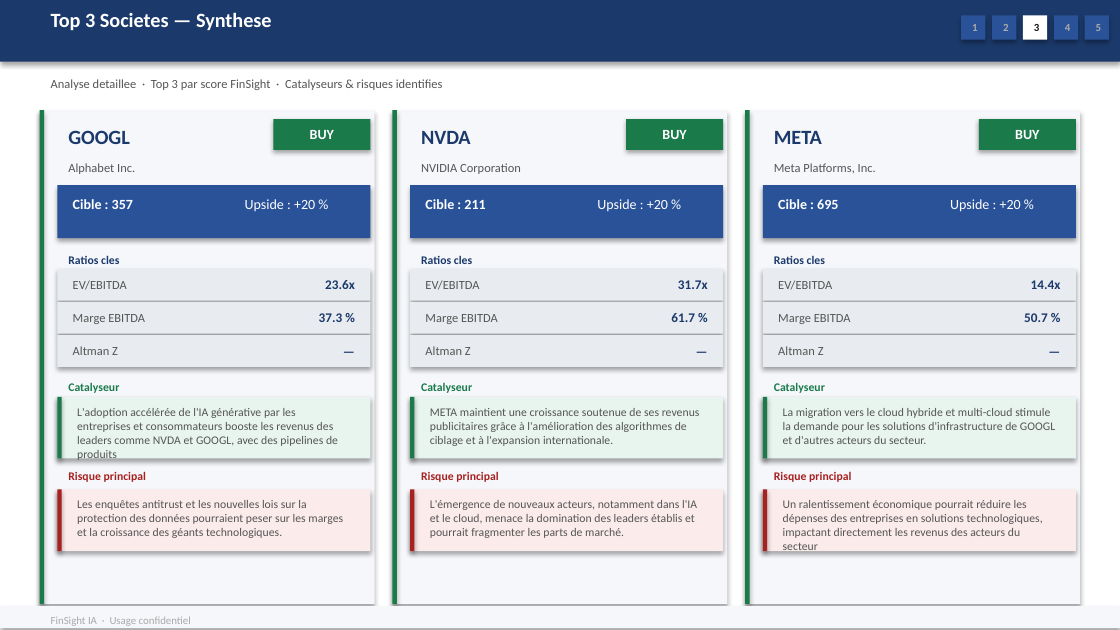
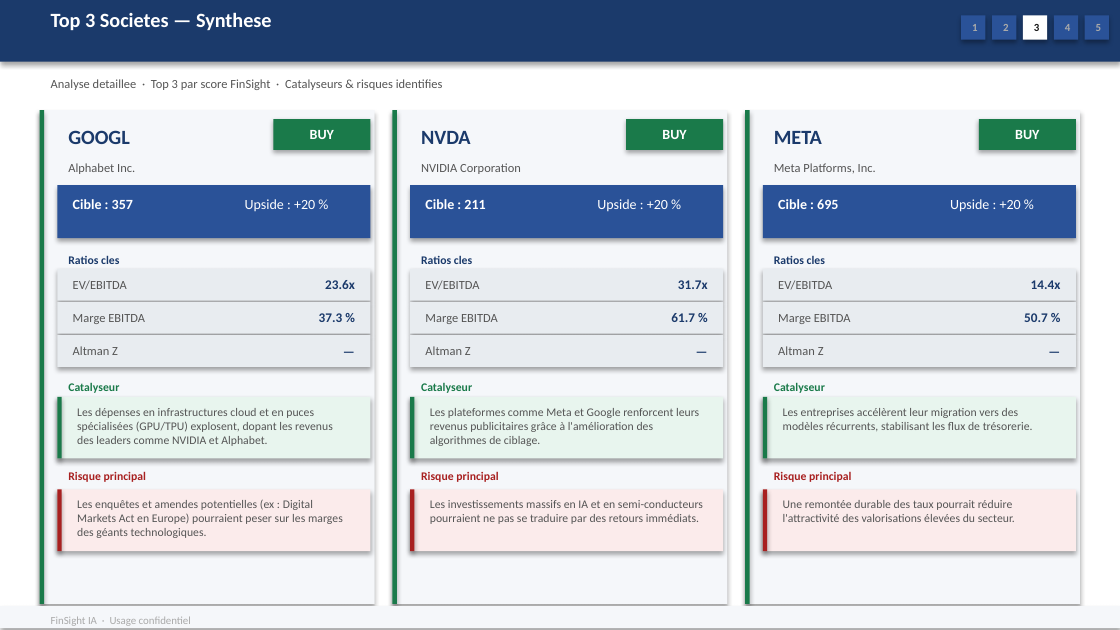
Before and after one commit to baptistejeh07-art/finsight-ia, a slide deck: slide 13 of preview/secteur_Technology_S&P_500/secteur_Technology_S&P_500.pptx. Drawn at 1120x630 pixels with LibreOffice and Linux fonts; fonts in the diff are those of the drawing. Boxes give left, top, right and bottom in pixels: in the first picture for what was removed or moved away, otherwise in the second. Text is boxed around its words. In the diff, an @@ line names an element or a change of style, - is before the commit and + after.

Commit message:
chore(preview): secteur_Technology_S&P_500 outputs regeneres

```diff
--- a/preview/secteur_Technology_S&P_500/secteur_Technology_S&P_500.pptx
+++ b/preview/secteur_Technology_S&P_500/secteur_Technology_S&P_500.pptx
@@ text at <box>77,408,333,446</box>: text changed @@
-L'adoption accélérée de l'IA générative par les entreprises et consommateurs booste les revenus des leaders comme NVDA et GOOGL, avec des pipelines de produits
+Les dépenses en infrastructures cloud et en puces spécialisées (GPU/TPU) explosent, dopant les revenus des leaders comme NVIDIA et Alphabet.
@@ text at <box>430,408,699,446</box>: text changed @@
-META maintient une croissance soutenue de ses revenus publicitaires grâce à l'amélioration des algorithmes de ciblage et à l'expansion internationale.
+Les plateformes comme Meta et Google renforcent leurs revenus publicitaires grâce à l'amélioration des algorithmes de ciblage.
@@ text at <box>783,408,1033,431</box>: text changed @@
-La migration vers le cloud hybride et multi-cloud stimule la demande pour les solutions d'infrastructure de GOOGL et d'autres acteurs du secteur.
+Les entreprises accélèrent leur migration vers des modèles récurrents, stabilisant les flux de trésorerie.
@@ text at <box>77,499,343,538</box>: text changed @@
-Les enquêtes antitrust et les nouvelles lois sur la protection des données pourraient peser sur les marges et la croissance des géants technologiques.
+Les enquêtes et amendes potentielles (ex : Digital Markets Act en Europe) pourraient peser sur les marges des géants technologiques.
@@ text at <box>430,500,703,524</box>: text changed @@
-L'émergence de nouveaux acteurs, notamment dans l'IA et le cloud, menace la domination des leaders établis et pourrait fragmenter les parts de marché.
+Les investissements massifs en IA et en semi-conducteurs pourraient ne pas se traduire par des retours immédiats.
@@ text at <box>783,500,1015,522</box>: text changed @@
-Un ralentissement économique pourrait réduire les dépenses des entreprises en solutions technologiques, impactant directement les revenus des acteurs du secteur
+Une remontée durable des taux pourrait réduire l'attractivité des valorisations élevées du secteur.
```
Also in this commit, not shown: 5 other slides changed, 2 other files.
